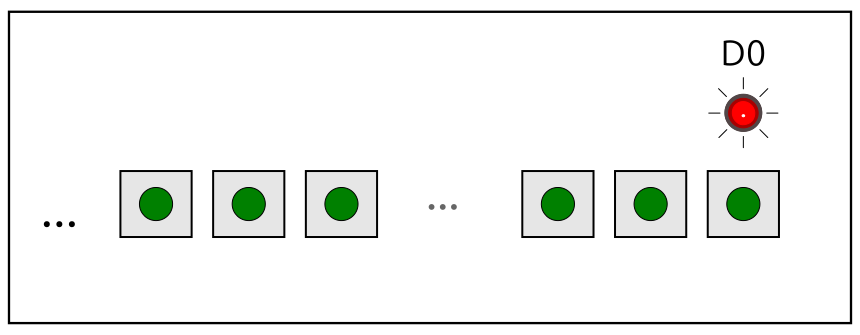
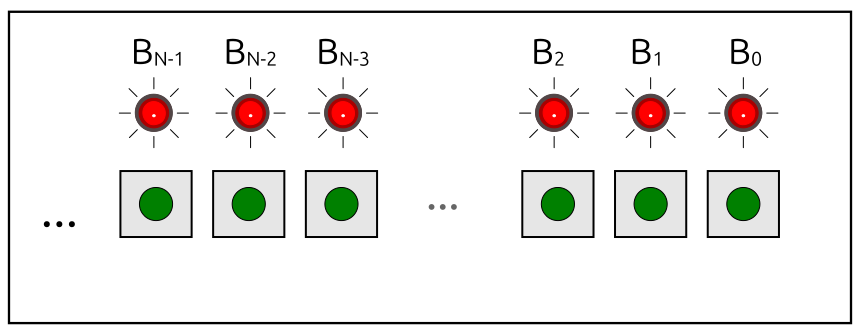
Layered file, before and after one edit (860x335). Changes by layer:
painted on "Ciclo-12" over [118, 38, 765, 149]
painted on "Ciclo-11" over [118, 38, 765, 149]
painted on "Ciclo-10" over [118, 38, 765, 149]
painted on "Ciclo-9" over [118, 38, 765, 149]
painted on "Ciclo-8" over [118, 38, 765, 149]
removed layer "ciclo-7" over [118, 38, 765, 149]
removed layer "ciclo-6" over [118, 38, 765, 149]
added layer "Ciclo-7" above "Ciclo-6" over [118, 38, 765, 149]
added layer "Ciclo-6" above "Ciclo-5" over [118, 38, 765, 149]
painted on "Ciclo-5" over [118, 38, 765, 149]
painted on "Ciclo-4" over [118, 38, 765, 149]
painted on "Ciclo-3" over [118, 38, 765, 149]
painted on "Ciclo-2" over [118, 38, 765, 149]
painted on "Ciclo-1" over [118, 38, 765, 149]
painted on "Ciclo-0-2" over [118, 38, 765, 149]
removed layer "Ciclo-0" over [118, 38, 765, 149]
added layer "Ciclo-0-1" over [118, 38, 765, 149]
